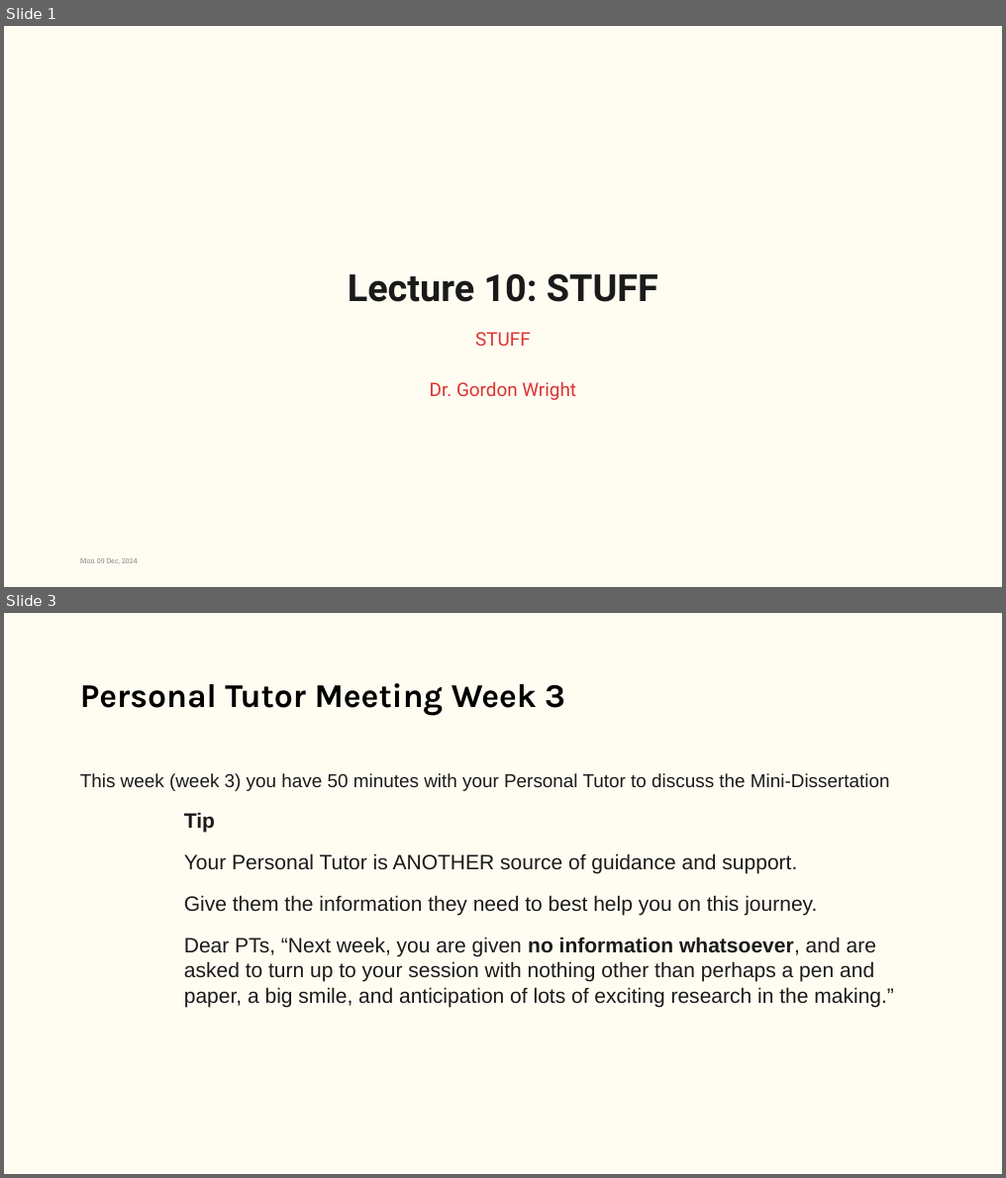
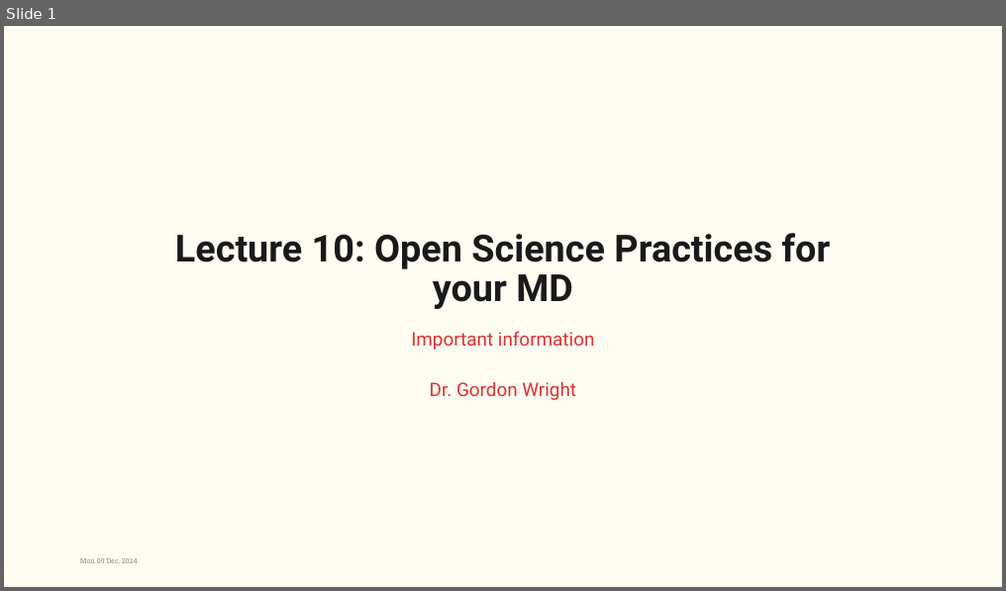
Before and after one commit to LittleMonkeyLab/PS52007Dslides, a slide deck: week10/lecture.pptx. Shown one above the other, each under a label of ours: slides 1 and 3 before the commit, slide 1 after it; the slides between them are not shown. The pictures are 1006x1178 and 1006x591 pixels, drawn with LibreOffice and Linux fonts; fonts in the diff are those of the drawing; background and template pictures are left out. Boxes give left, top, right and bottom in pixels: in the first picture for what was removed or moved away, otherwise in the second. Text is boxed around its words. In the diff, an @@ line names an element or a change of style, - is before the commit and + after.

```diff
--- a/week10/lecture.pptx
+++ b/week10/lecture.pptx
@@ slide 3 removed at (4, 613, 1002, 1174), background #FFFCF2 @@
@@ title removed at (80, 683, 565, 716) @@
-Personal Tutor Meeting Week 3
@@ text removed at (80, 773, 894, 1007) @@
-This week (week 3) you have 50 minutes with your Personal Tutor to discuss the Mini-Dissertation
-Tip
-Your Personal Tutor is ANOTHER source of guidance and support.
-Give them the information they need to best help you on this journey.
-Dear PTs, “Next week, you are given no information whatsoever, and are asked to turn up to your session with nothing other than perhaps a pen and paper, a big smile, and anticipation of lots of exciting research in the making.”
@@ slide 1 changed as well @@
@@ title at (175, 233, 831, 309): text changed @@
-Lecture 10: STUFF
+Lecture 10: Open Science Practices for your MD
@@ subtitle at (411, 331, 595, 400): text changed @@
-STUFF
-Dr. Gordon Wright
+Important information
+Dr. Gordon Wright
```
Also in this commit, not shown: 7 slides added, 19 other slides removed, 45 other files.
